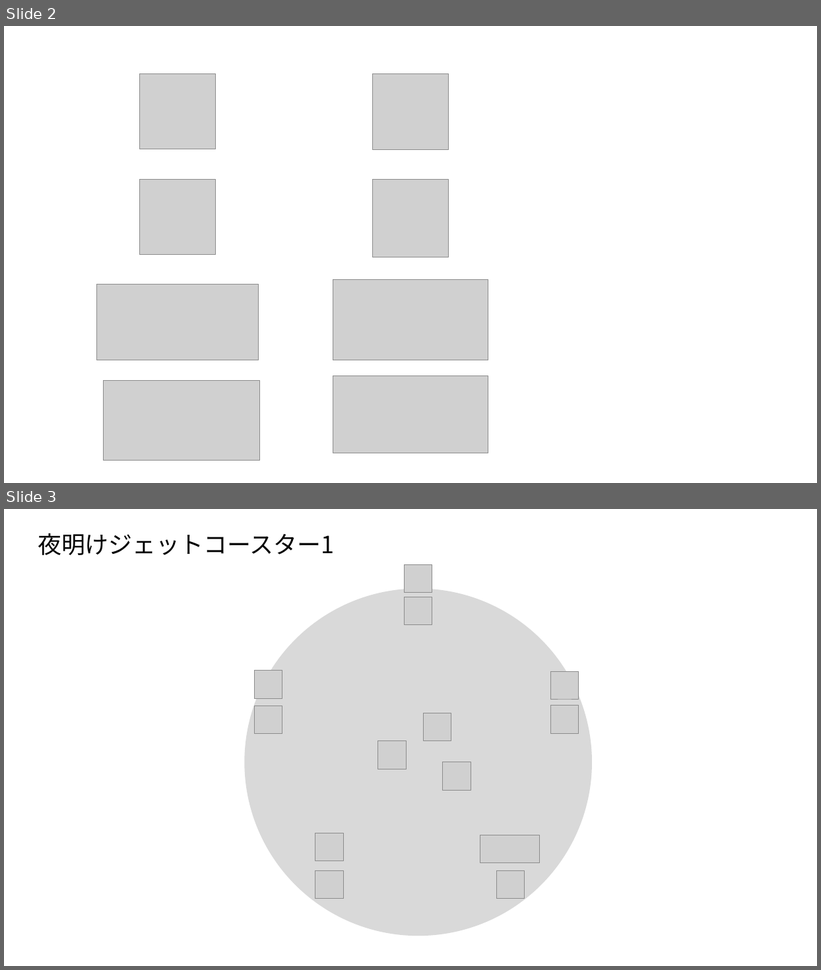
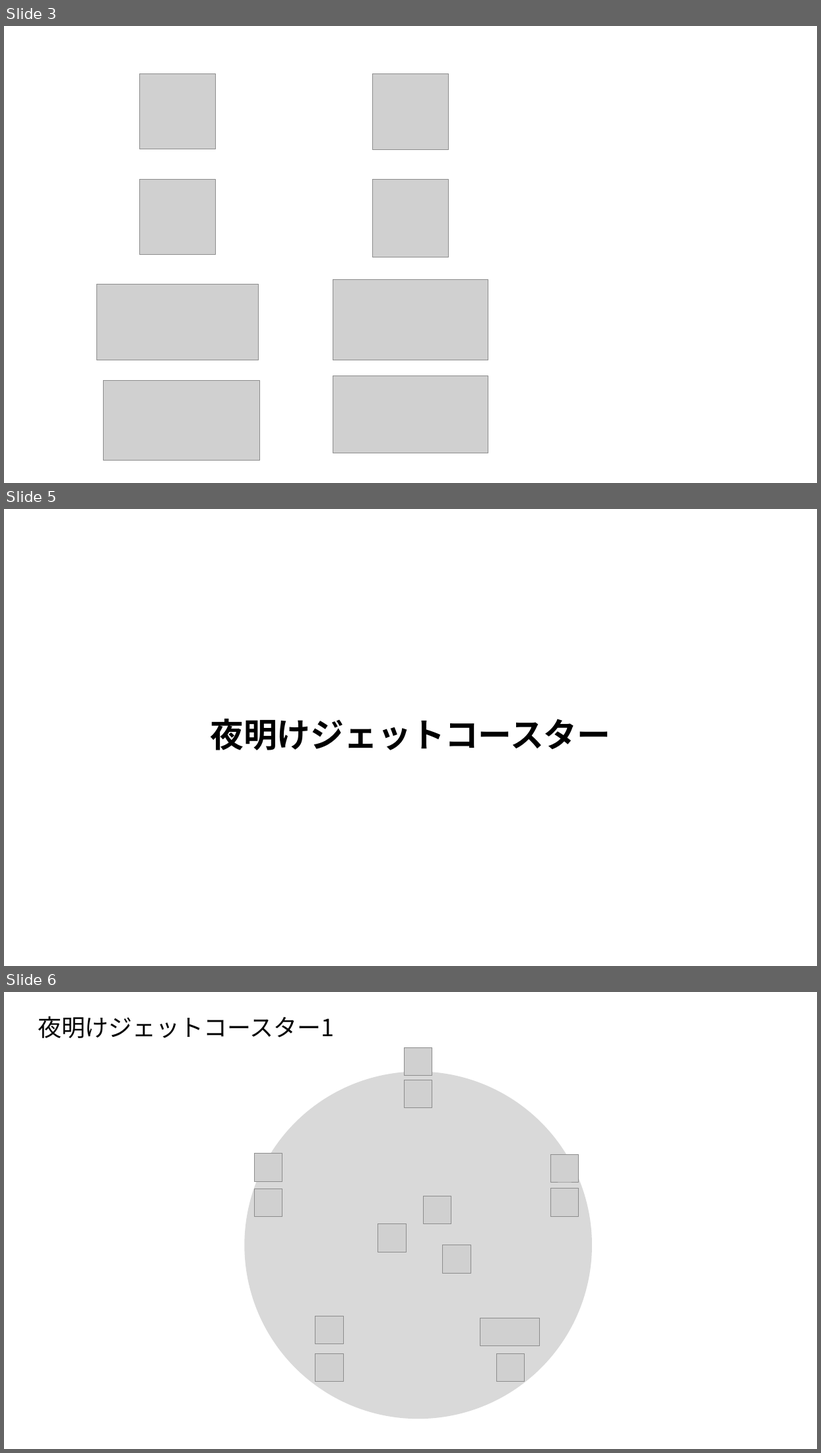
Before and after one commit to tufuchipaji/Tiera, a slide deck: 机制图示.pptx. Shown one above the other, each under a label of ours: slides 2 and 3 before the commit, slides 3, 5 and 6 after it; the slides between them are not shown. The pictures are 821x970 and 821x1453 pixels, drawn with LibreOffice and Linux fonts; fonts in the diff are those of the drawing; grey boxes stand for pictures. Boxes give left, top, right and bottom in pixels: in the first picture for what was removed or moved away, otherwise in the second. Text is boxed around its words. In the diff, an @@ line names an element or a change of style, - is before the commit and + after.

```diff
--- a/机制图示.pptx
+++ b/机制图示.pptx
@@ slide 5 added at [4,509,817,966], background #FFFFFF @@
@@ title added at [210,718,611,751], 39.6 pt, text #000000, bold @@
+夜明けジェットコースター
@@ what was slide 2 is now slide 3 @@
@@ what was slide 3 is now slide 6 @@
```
Also in this commit, not shown: 1 slide changed, 13 other slides added, 1 other file.
